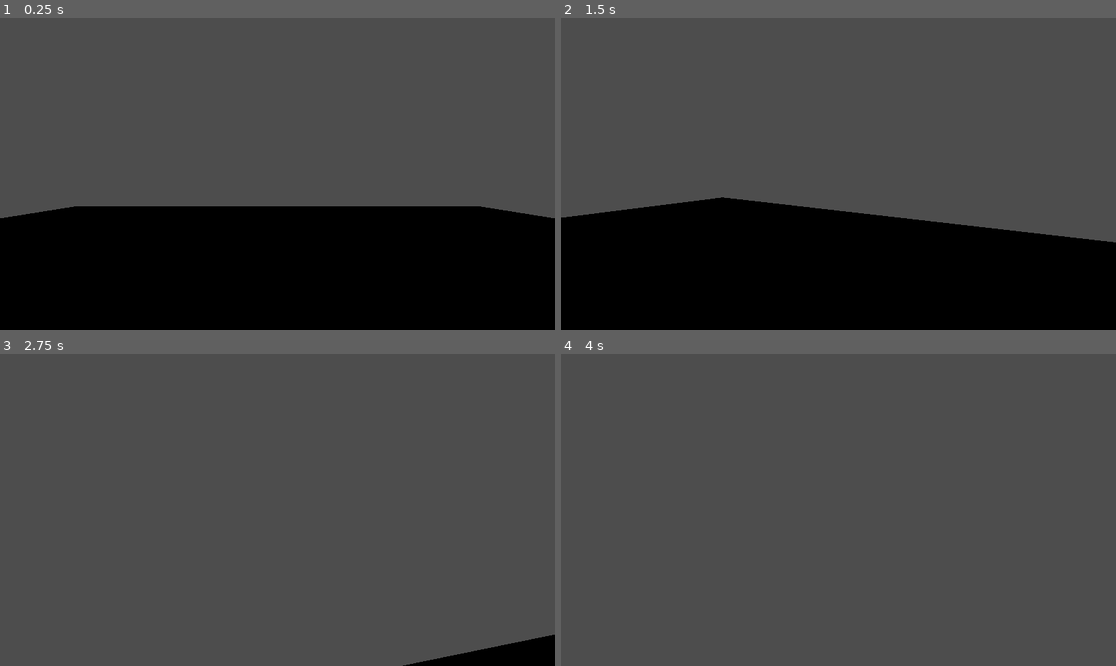
Above: before the commit, frames 1-4 (two rows, left to right).
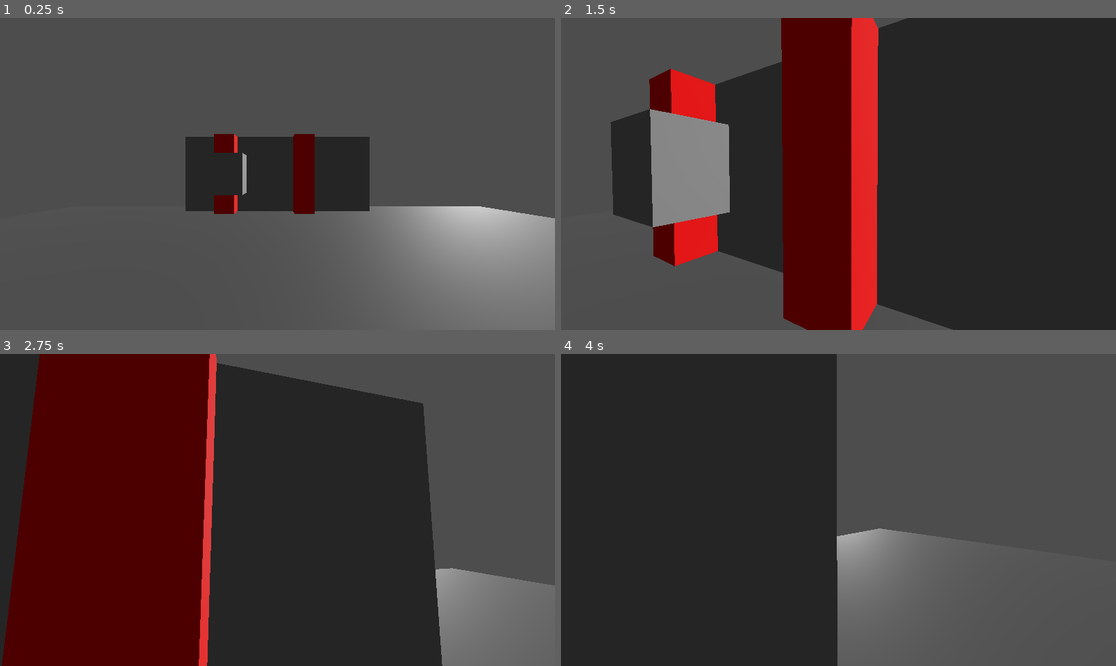
Above: after the commit, the same moments.

Repository: senseibobo/lesinar
Game: Godot game, scene res://world/world.tscn
Same seed, same stepped clock (60 frames per second), same inputs: the game is played once before the commit and once after it. Before the commit the project has no main scene; this scene is started directly in both runs.
Inputs (mouse positions are in pixels of both pictures, inside the frame that each line leads up to):
- Up to frame 1 (0.25 s): no input
- Up to frame 2 (1.5 s): tap Enter at 0.5 s; move the mouse to (866, 174) at 0.52 s; press the mouse at (866, 174) at 0.53 s; hold W (up) from 0.53 s (still down); tap E (interact, bound only after the commit) at 0.6 s; move the mouse to (810, 174) at 1.27 s; release the mouse at (810, 174) at 1.28 s; click (810, 174) at 1.35 s
- Up to frame 3 (2.75 s): keep holding W (up); tap E (interact, bound only after the commit) at 1.55, 2.1 s; move the mouse to (288, 503) at 2.02 s; press the mouse at (288, 503) at 2.03 s
- Up to frame 4 (4 s): keep holding W (up); move the mouse to (832, 516) at 2.77 s; release the mouse at (832, 516) at 2.78 s; click (832, 516) at 2.85 s; tap E (interact, bound only after the commit) at 3.05, 3.6 s; move the mouse to (877, 513) at 3.52 s; press the mouse at (877, 513) at 3.53 s

The runs differ from the first frame. In frame 1, 47% of the frame differs, in the area x 0-100%, y 37-100%; in frame 2, 88%, in the area x 0-100%, y 0-100%; in frame 3, 80%; in frame 4, 54%.

Commit message:
lesevi i toolovi

Diff:
--- /dev/null
+++ b/fioka/fioka.gd
@@ -0,0 +1,29 @@
+class_name Fioka
+extends StaticBody3D
+
+@export var komunalni_les: PackedScene
+@export var standardni_les: PackedScene
+@export var bogati_les: PackedScene
+@export var lampica: MeshInstance3D
+
+var can_take: bool
+var trenutni: PackedScene
+@onready var niz: Array = [komunalni_les, standardni_les, bogati_les]
+
+func _ready() -> void:
+	var broj = randi()%3
+	print(niz[broj])
+	trenutni = niz[broj]
+	can_take = true
+
+func _on_timer_timeout() -> void:
+	lampica.visible = true
+	if can_take: return
+	var broj = randi()%3
+	trenutni = niz[broj]
+	can_take = true
+
+func take_corpse() -> PackedScene:
+	lampica.visible = false
+	can_take = false
+	return trenutni
--- /dev/null
+++ b/fioka/fioka.tscn
@@ -0,0 +1,44 @@
+[gd_scene load_steps=10 format=3 uid="uid://dwk3yqn5tbkg3"]
+
+[ext_resource type="Script" path="res://fioka/fioka.gd" id="1_7tfq4"]
+[ext_resource type="PackedScene" uid="uid://bi4nb7ycgk6hx" path="res://les/komunalni_les.tscn" id="2_lioic"]
+[ext_resource type="PackedScene" uid="uid://cysl123k4qx78" path="res://les/standardni_les.tscn" id="3_mavvq"]
+[ext_resource type="PackedScene" uid="uid://1eumpiaekrig" path="res://les/bogati_les.tscn" id="4_m1a6e"]
+
+[sub_resource type="StandardMaterial3D" id="StandardMaterial3D_sf0mw"]
+albedo_color = Color(1, 0, 0.0392157, 1)
+
+[sub_resource type="BoxMesh" id="BoxMesh_v5mt7"]
+material = SubResource("StandardMaterial3D_sf0mw")
+
+[sub_resource type="BoxShape3D" id="BoxShape3D_t7p3n"]
+
+[sub_resource type="StandardMaterial3D" id="StandardMaterial3D_mvx8g"]
+albedo_color = Color(0, 1, 0, 1)
+
+[sub_resource type="BoxMesh" id="BoxMesh_vhf4l"]
+material = SubResource("StandardMaterial3D_mvx8g")
+size = Vector3(0.1, 0.1, 0.1)
+
+[node name="Fioka" type="StaticBody3D" node_paths=PackedStringArray("lampica")]
+script = ExtResource("1_7tfq4")
+komunalni_les = ExtResource("2_lioic")
+standardni_les = ExtResource("3_mavvq")
+bogati_les = ExtResource("4_m1a6e")
+lampica = NodePath("Lampica")
+
+[node name="MeshInstance3D" type="MeshInstance3D" parent="."]
+mesh = SubResource("BoxMesh_v5mt7")
+
+[node name="CollisionShape3D" type="CollisionShape3D" parent="."]
+shape = SubResource("BoxShape3D_t7p3n")
+
+[node name="Timer" type="Timer" parent="."]
+autostart = true
+
+[node name="Lampica" type="MeshInstance3D" parent="."]
+transform = Transform3D(1, 0, 0, 0, 1, 0, 0, 0, 1, 0, 0.891982, 0)
+visible = false
+mesh = SubResource("BoxMesh_vhf4l")
+
+[connection signal="timeout" from="Timer" to="." method="_on_timer_timeout"]
--- /dev/null
+++ b/kuka/kuka.gd
@@ -0,0 +1,28 @@
+class_name Kuka
+extends StaticBody3D
+
+@export var tool_scene: PackedScene
+
+var tool: Tool
+
+func _ready() -> void:
+	if tool_scene != null:
+		tool = tool_scene.instantiate()
+		add_child(tool)
+
+func take_tool() -> PackedScene:
+	if tool != null: tool.queue_free()
+	var taken_tool_scene = tool_scene
+	tool_scene = null
+	return taken_tool_scene
+
+func return_tool(new_tool: Tool, new_tool_scene: PackedScene):
+	if new_tool_scene != null:
+		new_tool.queue_free()
+		tool_scene = new_tool_scene
+		tool = tool_scene.instantiate()
+		add_child(tool)
+
+func is_empty() -> bool:
+	if tool != null: return false
+	else: return true
--- /dev/null
+++ b/kuka/kuka.tscn
@@ -0,0 +1,21 @@
+[gd_scene load_steps=5 format=3 uid="uid://cm377fat13tc4"]
+
+[ext_resource type="Script" path="res://kuka/kuka.gd" id="1_x2vx0"]
+
+[sub_resource type="BoxShape3D" id="BoxShape3D_6h7cf"]
+
+[sub_resource type="StandardMaterial3D" id="StandardMaterial3D_4s5w2"]
+albedo_color = Color(1, 0, 0, 1)
+
+[sub_resource type="BoxMesh" id="BoxMesh_l6h3b"]
+material = SubResource("StandardMaterial3D_4s5w2")
+size = Vector3(0.5, 2, 0.5)
+
+[node name="Kuka" type="StaticBody3D"]
+script = ExtResource("1_x2vx0")
+
+[node name="CollisionShape3D" type="CollisionShape3D" parent="."]
+shape = SubResource("BoxShape3D_6h7cf")
+
+[node name="MeshInstance3D" type="MeshInstance3D" parent="."]
+mesh = SubResource("BoxMesh_l6h3b")
--- /dev/null
+++ b/les/bogati_les.tscn
@@ -0,0 +1,16 @@
+[gd_scene load_steps=4 format=3 uid="uid://1eumpiaekrig"]
+
+[ext_resource type="Script" path="res://les/les.gd" id="1_vd0jq"]
+
+[sub_resource type="StandardMaterial3D" id="StandardMaterial3D_rrkuf"]
+albedo_color = Color(1, 1, 0, 1)
+
+[sub_resource type="BoxMesh" id="BoxMesh_0ws6a"]
+material = SubResource("StandardMaterial3D_rrkuf")
+
+[node name="BogatiLes" type="Node3D"]
+script = ExtResource("1_vd0jq")
+price = 100
+
+[node name="MeshInstance3D" type="MeshInstance3D" parent="."]
+mesh = SubResource("BoxMesh_0ws6a")
--- /dev/null
+++ b/les/komunalni_les.tscn
@@ -0,0 +1,16 @@
+[gd_scene load_steps=4 format=3 uid="uid://bi4nb7ycgk6hx"]
+
+[ext_resource type="Script" path="res://les/les.gd" id="1_x7gfh"]
+
+[sub_resource type="StandardMaterial3D" id="StandardMaterial3D_ffd46"]
+albedo_color = Color(0.596078, 0.309804, 0, 1)
+
+[sub_resource type="BoxMesh" id="BoxMesh_k5fp6"]
+material = SubResource("StandardMaterial3D_ffd46")
+
+[node name="KomunalniLes" type="Node3D"]
+script = ExtResource("1_x7gfh")
+price = 25
+
+[node name="MeshInstance3D" type="MeshInstance3D" parent="."]
+mesh = SubResource("BoxMesh_k5fp6")
--- /dev/null
+++ b/les/les.gd
@@ -0,0 +1,4 @@
+class_name Les
+extends Node3D
+
+@export var price: int
--- /dev/null
+++ b/les/standardni_les.tscn
@@ -0,0 +1,16 @@
+[gd_scene load_steps=4 format=3 uid="uid://cysl123k4qx78"]
+
+[ext_resource type="Script" path="res://les/les.gd" id="1_funls"]
+
+[sub_resource type="StandardMaterial3D" id="StandardMaterial3D_wou0b"]
+albedo_color = Color(0, 0, 1, 1)
+
+[sub_resource type="BoxMesh" id="BoxMesh_sbr27"]
+material = SubResource("StandardMaterial3D_wou0b")
+
+[node name="StandardniLes" type="Node3D"]
+script = ExtResource("1_funls")
+price = 50
+
+[node name="MeshInstance3D" type="MeshInstance3D" parent="."]
+mesh = SubResource("BoxMesh_sbr27")
--- /dev/null
+++ b/mrtvacnica/mrtvacnica.tscn
@@ -0,0 +1,23 @@
+[gd_scene load_steps=4 format=3 uid="uid://0b788ilmda1t"]
+
+[ext_resource type="PackedScene" uid="uid://dwk3yqn5tbkg3" path="res://fioka/fioka.tscn" id="1_uj1t8"]
+
+[sub_resource type="BoxShape3D" id="BoxShape3D_tklcs"]
+size = Vector3(5, 5, 1)
+
+[sub_resource type="BoxMesh" id="BoxMesh_cjdhn"]
+size = Vector3(5, 5, 1)
+
+[node name="Mrtvacnica" type="StaticBody3D"]
+
+[node name="CollisionShape3D" type="CollisionShape3D" parent="."]
+shape = SubResource("BoxShape3D_tklcs")
+
+[node name="MeshInstance3D" type="MeshInstance3D" parent="."]
+mesh = SubResource("BoxMesh_cjdhn")
+
+[node name="Fioka" parent="." instance=ExtResource("1_uj1t8")]
+transform = Transform3D(1, 0, 0, 0, 1, 0, 0, 0, 1, -1, 0, 1)
+
+[node name="Fioka2" parent="." instance=ExtResource("1_uj1t8")]
+transform = Transform3D(1, 0, 0, 0, 1, 0, 0, 0, 1, 0.806606, 0, 1)
--- a/player/player.gd
+++ b/player/player.gd
@@ -6,12 +6,19 @@
 var state: State
 var move_vector: Vector3
 var mouse_move: float
+var held_tool: Tool
+var held_tool_scene: PackedScene
+var held_corpse: Les
 
 @export var camera: Camera3D
+@export var hand: Node3D
+@export var left_hand: Node3D
+@export var raycast: RayCast3D
 @export var speed: float
 @export var sensitivity: float
 
 func _ready() -> void:
+	held_corpse = null
 	state = State.MOVE
 	move_vector = Vector3()
 	Input.mouse_mode = Input.MOUSE_MODE_CAPTURED
@@ -27,6 +34,8 @@
 	match state:
 		State.MOVE:
 			move_input(delta)
+			use_input()
+			interact_input()
 
 func move_input(delta: float):
 	var input: Vector2 = Input.get_vector("left","right","up","down")
@@ -34,3 +43,33 @@
 	move_vector.y = 0.0
 	velocity = move_vector*speed;
 	move_and_slide()
+
+func use_input():
+	if Input.is_action_pressed("use") and held_tool != null:
+		held_tool.use()
+
+func interact_input():
+	if Input.is_action_just_pressed("interact") and raycast.is_colliding():
+		if raycast.get_collider() is Kuka:
+			if raycast.get_collider().is_empty():
+				raycast.get_collider().return_tool(held_tool, held_tool_scene)
+				if held_tool != null: held_tool.queue_free()
+				held_tool = null
+				held_tool_scene = null
+			elif held_tool == null:
+				var taken_tool_scene = raycast.get_collider().take_tool()
+				take_tool(taken_tool_scene)
+		if raycast.get_collider() is Fioka and held_corpse == null:
+			take_corpse(raycast.get_collider())
+
+func take_tool(tool_scene: PackedScene):
+	if tool_scene == null: return
+	held_tool = tool_scene.instantiate()
+	held_tool_scene = tool_scene
+	hand.add_child(held_tool)
+
+func take_corpse(fioka: Fioka):
+	var taken_corpse = fioka.take_corpse()
+	if taken_corpse != null:
+		held_corpse = taken_corpse.instantiate()
+		left_hand.add_child(held_corpse)
--- a/player/player.tscn
+++ b/player/player.tscn
@@ -4,12 +4,28 @@
 
 [sub_resource type="CapsuleShape3D" id="CapsuleShape3D_mb4tp"]
 
-[node name="Player" type="CharacterBody3D" node_paths=PackedStringArray("camera")]
+[node name="Player" type="CharacterBody3D" node_paths=PackedStringArray("camera", "hand", "left_hand", "raycast")]
 script = ExtResource("1_o48ys")
 camera = NodePath("Camera3D")
+hand = NodePath("Camera3D/Hand")
+left_hand = NodePath("Camera3D/LeftHand")
+raycast = NodePath("RayCast3D")
+speed = 5.0
+sensitivity = 0.5
 
 [node name="CollisionShape3D" type="CollisionShape3D" parent="."]
 shape = SubResource("CapsuleShape3D_mb4tp")
 
 [node name="Camera3D" type="Camera3D" parent="."]
 transform = Transform3D(1, 0, 0, 0, 1, 0, 0, 0, 1, 0, 1, 0)
+
+[node name="Hand" type="Node3D" parent="Camera3D"]
+transform = Transform3D(1, 0, 0, 0, 1, 0, 0, 0, 1, 1.225, -1.21, -2)
+
+[node name="LeftHand" type="Node3D" parent="Camera3D"]
+transform = Transform3D(1, 0, 0, 0, 1, 0, 0, 0, 1, -1.225, -1.21, -2)
+
+[node name="RayCast3D" type="RayCast3D" parent="."]
+transform = Transform3D(1, 0, 0, 0, 1, 0, 0, 0, 1, 0, 0.981394, 0)
+target_position = Vector3(0, 0, -3)
+debug_shape_custom_color = Color(1, 0, 0, 1)
--- a/project.godot
+++ b/project.godot
@@ -11,6 +11,7 @@
 [application]
 
 config/name="lesinar"
+run/main_scene="res://world/world.tscn"
 config/features=PackedStringArray("4.3", "Forward Plus")
 config/icon="res://icon.svg"
 
@@ -36,3 +37,13 @@
 "events": [Object(InputEventKey,"resource_local_to_scene":false,"resource_name":"","device":-1,"window_id":0,"alt_press …(191 unchanged characters)…
 ]
 }
+use={
+"deadzone": 0.5,
+"events": [Object(InputEventMouseButton,"resource_local_to_scene":false,"resource_name":"","device":-1,"window_id":0,"alt_pressed":false,"shift_pressed":false,"ctrl_pressed":false,"meta_pressed":false,"button_mask":0,"position":Vector2(0, 0),"global_position":Vector2(0, 0),"factor":1.0,"button_index":1,"canceled":false,"pressed":false,"double_click":false,"script":null)
+]
+}
+interact={
+"deadzone": 0.5,
+"events": [Object(InputEventKey,"resource_local_to_scene":false,"resource_name":"","device":-1,"window_id":0,"alt_pressed":false,"shift_pressed":false,"ctrl_pressed":false,"meta_pressed":false,"pressed":false,"keycode":0,"physical_keycode":69,"key_label":0,"unicode":101,"location":0,"echo":false,"script":null)
+]
+}
--- /dev/null
+++ b/tool/shovel/shovel.gd
@@ -0,0 +1,7 @@
+class_name Shovel
+extends Tool
+
+@export var anim_player : AnimationPlayer
+
+func use():
+	anim_player.play("use")
--- /dev/null
+++ b/tool/shovel/shovel.tscn
@@ -0,0 +1,53 @@
+[gd_scene load_steps=6 format=3 uid="uid://dfd7sal2f5cr2"]
+
+[ext_resource type="Script" path="res://tool/shovel/shovel.gd" id="1_txmd7"]
+
+[sub_resource type="BoxMesh" id="BoxMesh_le64k"]
+
+[sub_resource type="Animation" id="Animation_dyynr"]
+resource_name = "use"
+tracks/0/type = "value"
+tracks/0/imported = false
+tracks/0/enabled = true
+tracks/0/path = NodePath("MeshInstance3D:rotation")
+tracks/0/interp = 1
+tracks/0/loop_wrap = true
+tracks/0/keys = {
+"times": PackedFloat32Array(0, 0.5, 1),
+"transitions": PackedFloat32Array(1, 1, 1),
+"update": 0,
+"values": [Vector3(0, 0, 0), Vector3(-0.532325, 0, 0), Vector3(0, 0, 0)]
+}
+
+[sub_resource type="Animation" id="Animation_66414"]
+length = 0.001
+tracks/0/type = "value"
+tracks/0/imported = false
+tracks/0/enabled = true
+tracks/0/path = NodePath("MeshInstance3D:rotation")
+tracks/0/interp = 1
+tracks/0/loop_wrap = true
+tracks/0/keys = {
+"times": PackedFloat32Array(0),
+"transitions": PackedFloat32Array(1),
+"update": 0,
+"values": [Vector3(0, 0, 0)]
+}
+
+[sub_resource type="AnimationLibrary" id="AnimationLibrary_vr1qr"]
+_data = {
+"RESET": SubResource("Animation_66414"),
+"use": SubResource("Animation_dyynr")
+}
+
+[node name="Shovel" type="Node3D" node_paths=PackedStringArray("anim_player")]
+script = ExtResource("1_txmd7")
+anim_player = NodePath("AnimationPlayer")
+
+[node name="MeshInstance3D" type="MeshInstance3D" parent="."]
+mesh = SubResource("BoxMesh_le64k")
+
+[node name="AnimationPlayer" type="AnimationPlayer" parent="."]
+libraries = {
+"": SubResource("AnimationLibrary_vr1qr")
+}
--- /dev/null
+++ b/tool/tool.gd
@@ -0,0 +1,5 @@
+class_name Tool
+extends Node3D
+
+func use():
+	pass
--- /dev/null
+++ b/tool_wall/tool_wall.tscn
@@ -0,0 +1,19 @@
+[gd_scene load_steps=4 format=3 uid="uid://clijgwdg0b26j"]
+
+[ext_resource type="PackedScene" uid="uid://cm377fat13tc4" path="res://kuka/kuka.tscn" id="1_dwa2x"]
+[ext_resource type="PackedScene" uid="uid://dfd7sal2f5cr2" path="res://tool/shovel/shovel.tscn" id="2_xiwoc"]
+
+[sub_resource type="BoxMesh" id="BoxMesh_yiyq7"]
+size = Vector3(5, 2, 1)
+
+[node name="ToolWall" type="Node3D"]
+
+[node name="Kuka" parent="." instance=ExtResource("1_dwa2x")]
+transform = Transform3D(1, 0, 0, 0, 1, 0, 0, 0, 1, -1.32773, 0, 0.690071)
+tool_scene = ExtResource("2_xiwoc")
+
+[node name="Kuka2" parent="." instance=ExtResource("1_dwa2x")]
+transform = Transform3D(1, 0, 0, 0, 1, 0, 0, 0, 1, 0.672266, 0, 0.690071)
+
+[node name="MeshInstance3D" type="MeshInstance3D" parent="."]
+mesh = SubResource("BoxMesh_yiyq7")
--- a/world/world.tscn
+++ b/world/world.tscn
@@ -1,9 +1,13 @@
-[gd_scene load_steps=3 format=3 uid="uid://cgamuqao6oli1"]
+[gd_scene load_steps=6 format=3 uid="uid://cgamuqao6oli1"]
 
 [ext_resource type="PackedScene" uid="uid://dc6ux2dac5fr2" path="res://player/player.tscn" id="1_vp3ec"]
+[ext_resource type="PackedScene" uid="uid://clijgwdg0b26j" path="res://tool_wall/tool_wall.tscn" id="2_ybr06"]
+[ext_resource type="PackedScene" uid="uid://0b788ilmda1t" path="res://mrtvacnica/mrtvacnica.tscn" id="3_fscio"]
 
 [sub_resource type="PlaneMesh" id="PlaneMesh_3bh8n"]
 size = Vector2(25, 25)
+
+[sub_resource type="Environment" id="Environment_skxy8"]
 
 [node name="World" type="Node3D"]
 
@@ -12,5 +16,15 @@
 
 [node name="Player" parent="." instance=ExtResource("1_vp3ec")]
 transform = Transform3D(1, 0, 0, 0, 1, 0, 0, 0, 1, 0, 1, 0)
-speed = 5.0
-sensitivity = 0.5
+
+[node name="WorldEnvironment" type="WorldEnvironment" parent="."]
+environment = SubResource("Environment_skxy8")
+
+[node name="DirectionalLight3D" type="DirectionalLight3D" parent="."]
+transform = Transform3D(-0.683013, -0.258819, 0.683013, -0.183013, 0.965926, 0.183013, -0.707107, 1.05367e-08, -0.707107, 12, 9, 0)
+
+[node name="ToolWall" parent="." instance=ExtResource("2_ybr06")]
+transform = Transform3D(1, 0, 0, 0, 1, 0, 0, 0, 1, 0, 2, -6)
+
+[node name="Mrtvacnica" parent="." instance=ExtResource("3_fscio")]
+transform = Transform3D(-4.37114e-08, 0, 1, 0, 1, 0, -1, 0, -4.37114e-08, -12, 2, 0)
